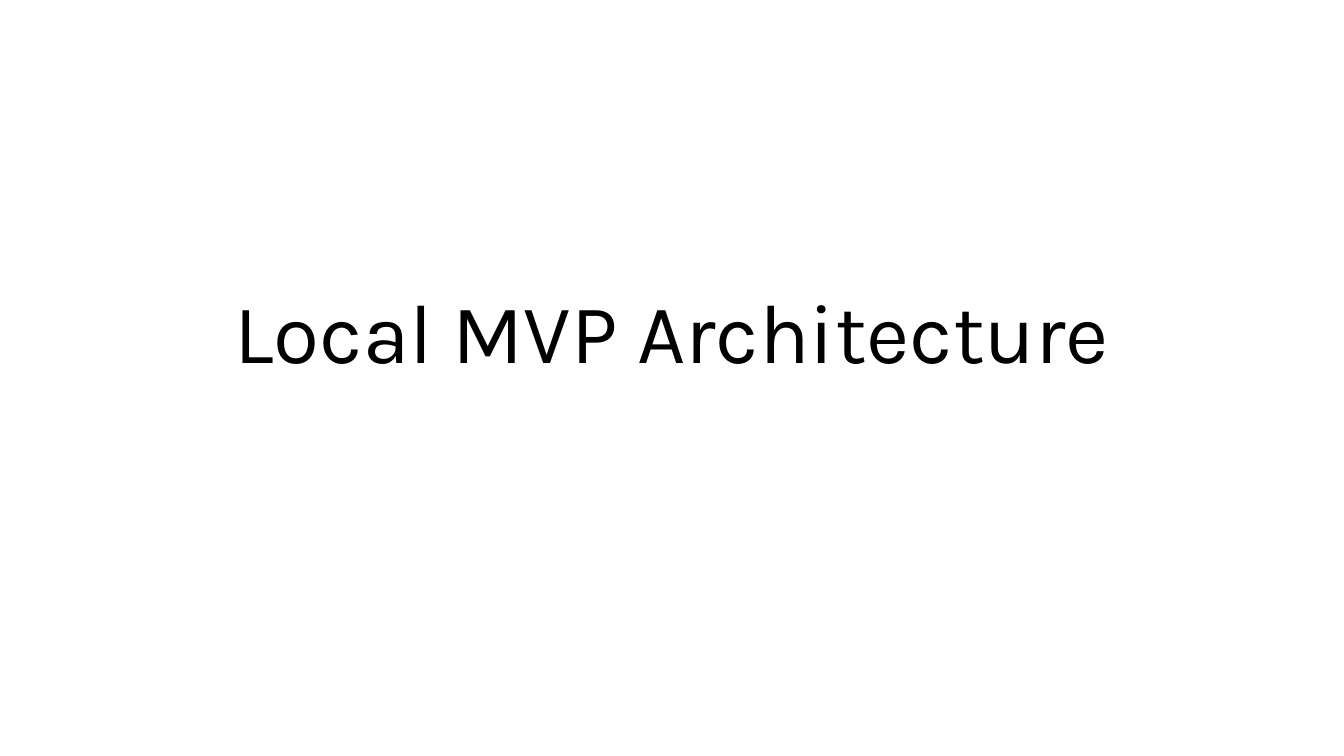
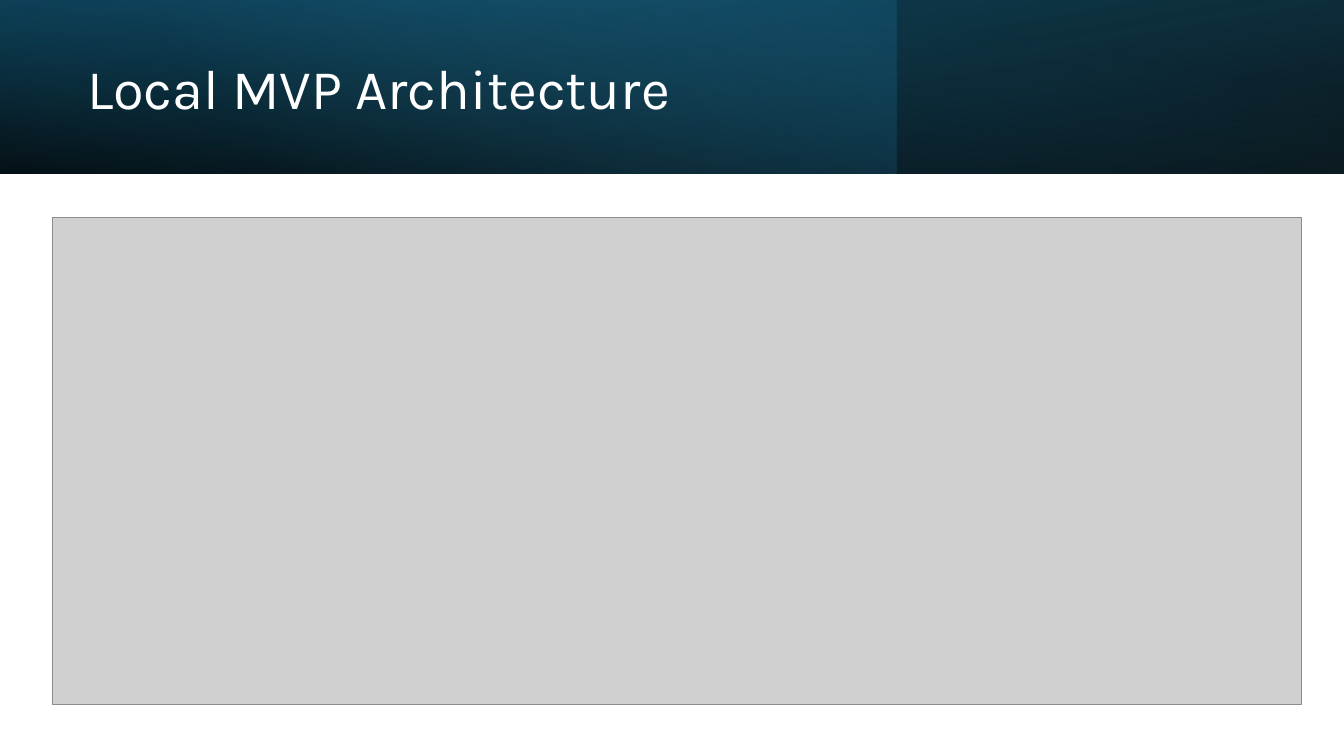
Before and after one commit to gkangaya/IAM-Lifecycle-Healthcare-Automation, a slide deck: slide 4 of 09-Presentation/IAM-Healthcare-Automation-Professional.pptx. Drawn at 1344x756 pixels with LibreOffice and Linux fonts; fonts in the diff are those of the drawing; grey boxes stand for pictures. Boxes give left, top, right and bottom in pixels: in the first picture for what was removed or moved away, otherwise in the second. Text is boxed around its words. In the diff, an @@ line names an element or a change of style, - is before the commit and + after.

```diff
--- a/09-Presentation/IAM-Healthcare-Automation-Professional.pptx
+++ b/09-Presentation/IAM-Healthcare-Automation-Professional.pptx
@@ rectangle added at bbox=[0, 0, 1344, 173], fill gradient #000000 to #104862 @@
@@ rectangle added at bbox=[0, 0, 896, 173], fill gradient #156082 to #46B1E1 @@
@@ rectangle added at bbox=[0, 0, 1344, 173], fill gradient #000000 to #156082 @@
@@ title "Local MVP Architecture": place and size @@
-title "Local MVP Architecture" at bbox=[235, 305, 1108, 364]
+title "Local MVP Architecture" at bbox=[87, 70, 670, 110]
@@ title "Local MVP Architecture" at bbox=[87, 70, 670, 110]: size 60 to 40 pt, text colour #000000 to #FFFFFF; alignment centre to left; vertical alignment bottom to middle @@
@@ picture added at bbox=[52, 218, 1302, 705] @@
```
Also in this commit, not shown: 5 other slides changed, 7 slides added, 7 slides removed.
